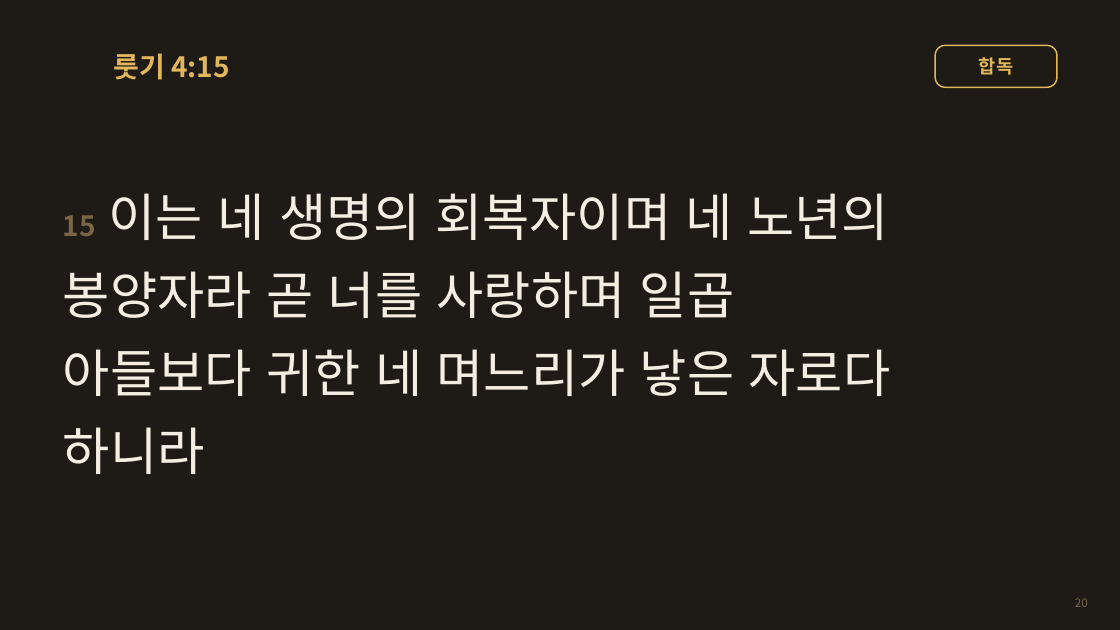
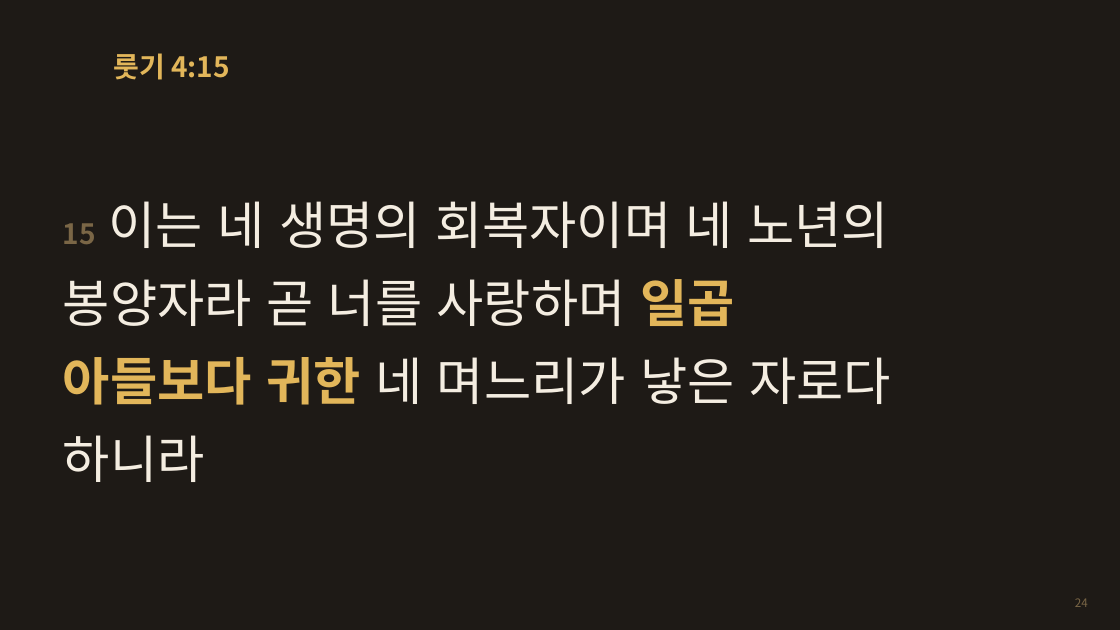
Before and after one commit to chleesarang/cys-terminal-javis, a slide deck: slide 24 of docs/sermons/ruth-naomi-hapdok.pptx (slide 20 before the commit). Drawn at 1120x630 pixels with LibreOffice and Linux fonts; fonts in the diff are those of the drawing; background and template pictures are left out. Boxes give left, top, right and bottom in pixels: in the first picture for what was removed or moved away, otherwise in the second. Text is boxed around its words. In the diff, an @@ line names an element or a change of style, - is before the commit and + after.

```diff
--- a/docs/sermons/ruth-naomi-hapdok.pptx
+++ b/docs/sermons/ruth-naomi-hapdok.pptx
@@ rounded rectangle removed at bbox=[935, 45, 1057, 87] @@
-합독
@@ text at bbox=[63, 279, 891, 405]: text colour #F4EDE1 to #E2B65A, bold on in "일곱", "아들보다 귀한" @@
@@ page number at bbox=[1075, 598, 1088, 607]: text changed @@
-20
+24
```
Also in this commit, not shown: 37 other slides changed, 7 slides added, 2 slides removed, 2 other files.
